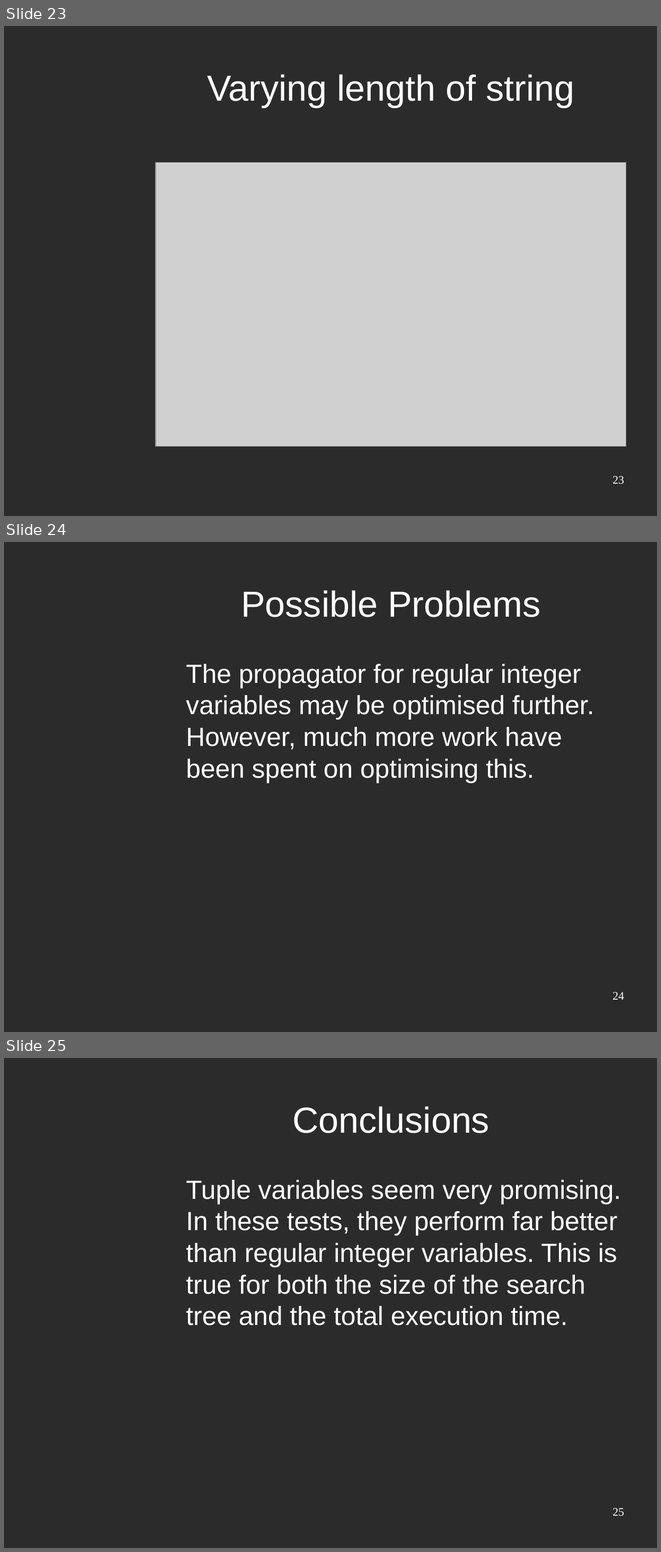
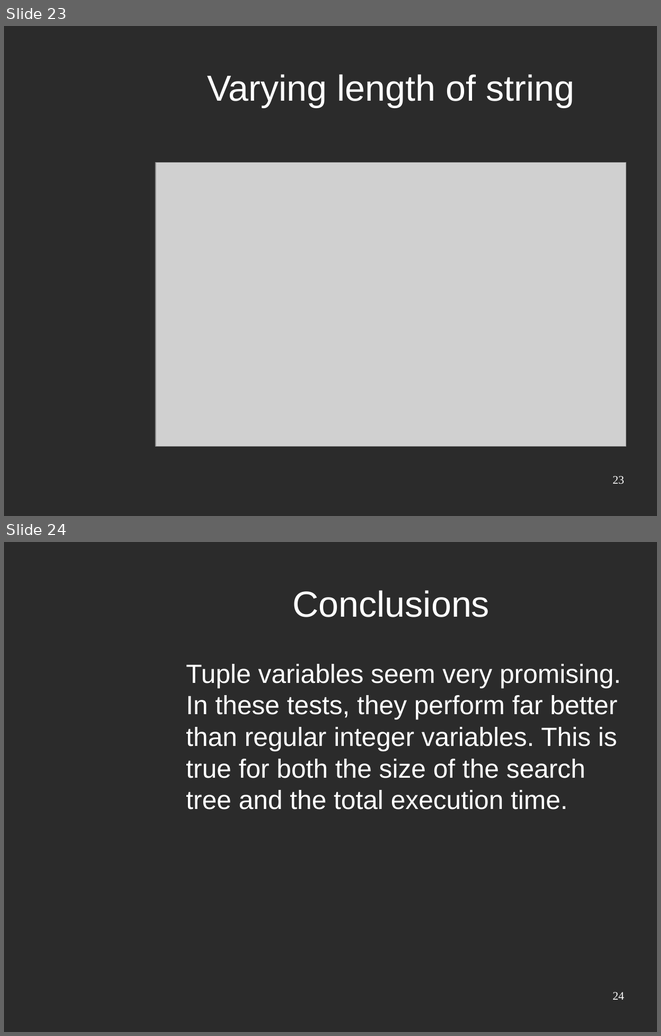
Before and after one commit to klutt/gecode-tuples, a slide deck: doc/presentation.odp. Shown one above the other, each under a label of ours: slides 23, 24 and 25 before the commit, slides 23 and 24 after it. The pictures are 661x1552 and 661x1036 pixels, drawn with LibreOffice and Linux fonts; fonts in the diff are those of the drawing; grey boxes stand for pictures; background and template pictures are left out; a plain dark background stands for a picture behind light text. Boxes give left, top, right and bottom in pixels: in the first picture for what was removed or moved away, otherwise in the second. Text is boxed around its words. In the diff, an @@ line names an element or a change of style, - is before the commit and + after.

```diff
--- a/doc/presentation.odp
+++ b/doc/presentation.odp
@@ slide 24 removed at bbox=[4, 542, 657, 1032], background picture (left out) @@
@@ title removed at bbox=[241, 590, 540, 617] @@
-Possible Problems
@@ text removed at bbox=[186, 664, 594, 783] @@
-The propagator for regular integer variables may be optimised further. However, much more work have been spent on optimising this.
@@ page number removed at bbox=[612, 992, 624, 1000] @@
-24
@@ what was slide 25 is now slide 24 @@
@@ page number at bbox=[612, 992, 624, 1000]: text changed @@
-25
+24
```
Also in this commit, not shown: 1 other file.
